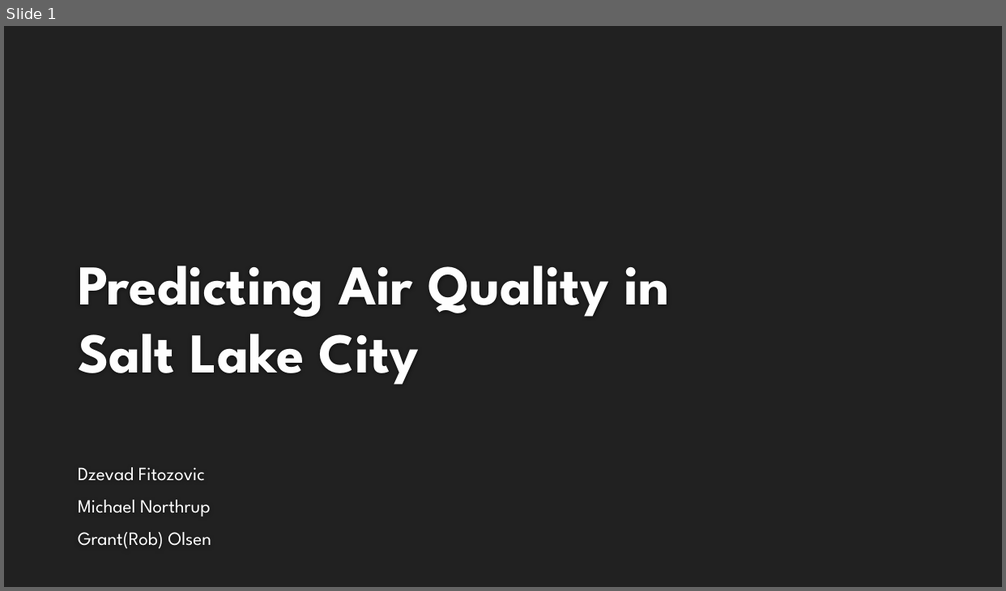
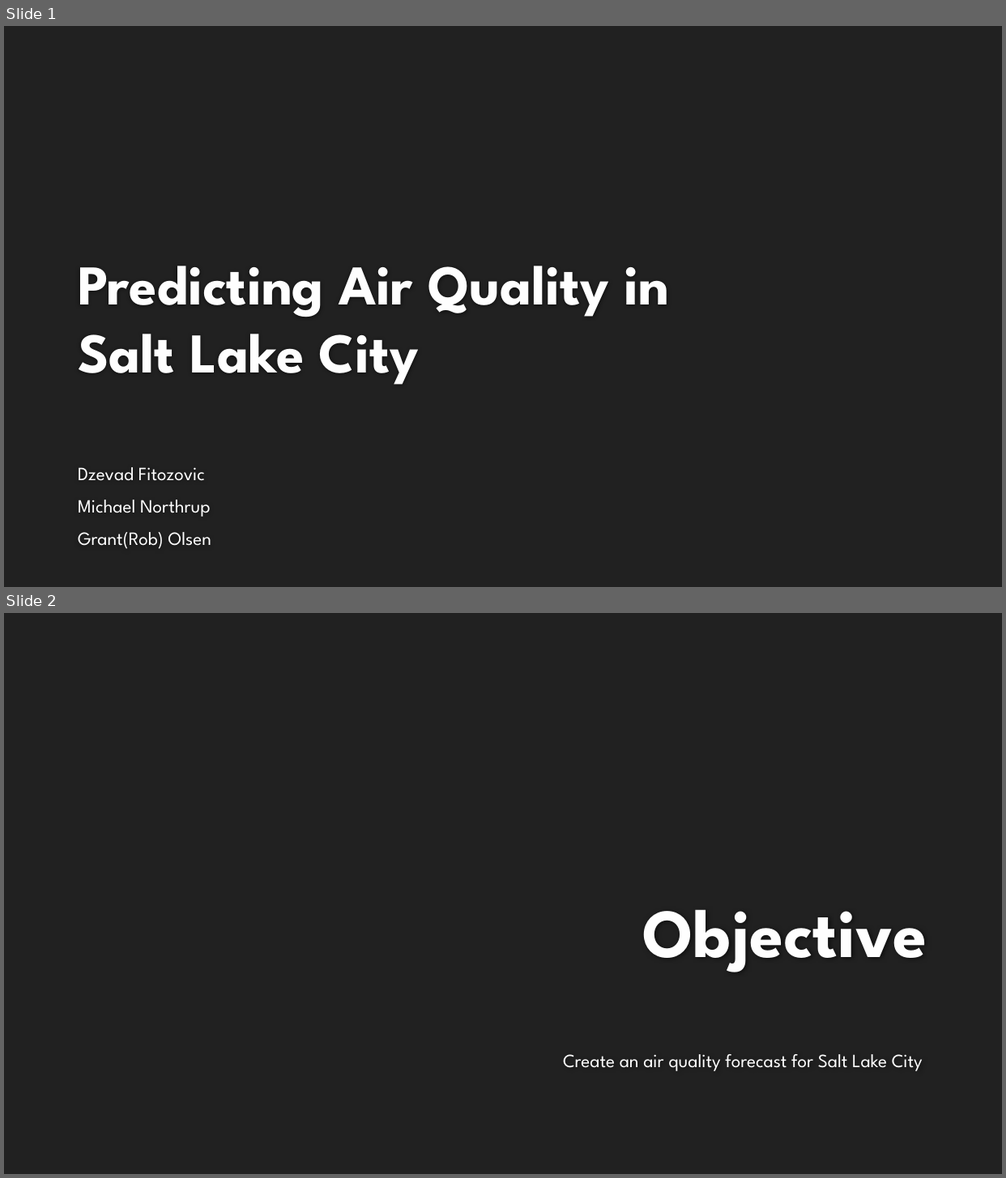
Before and after one commit to rolsenrob/SLC-AQI-Predictions-Project, a slide deck: Predicting Air Quality in Salt Lake City PowerPoint.pptx. Shown one above the other, each under a label of ours: slide 1 before the commit, slides 1 and 2 after it. The pictures are 1006x591 and 1006x1178 pixels, drawn with LibreOffice and Linux fonts; fonts in the diff are those of the drawing; background and template pictures are left out. Boxes give left, top, right and bottom in pixels: in the first picture for what was removed or moved away, otherwise in the second. Text is boxed around its words. In the diff, an @@ line names an element or a change of style, - is before the commit and + after.

```diff
--- a/Predicting Air Quality in Salt Lake City PowerPoint.pptx
+++ b/Predicting Air Quality in Salt Lake City PowerPoint.pptx
@@ slide 2 added at bbox=[4, 613, 1002, 1174], background #212121 @@
@@ title added at bbox=[642, 909, 927, 973], 66 pt, text #FEFEFE, bold @@
+Objective
@@ text added at bbox=[563, 1054, 923, 1071], 18 pt, text #FFFFFF @@
+Create an air quality forecast for Salt Lake City
```
Also in this commit, not shown: 5 slides changed, 4 other slides added, 1 slide removed.
